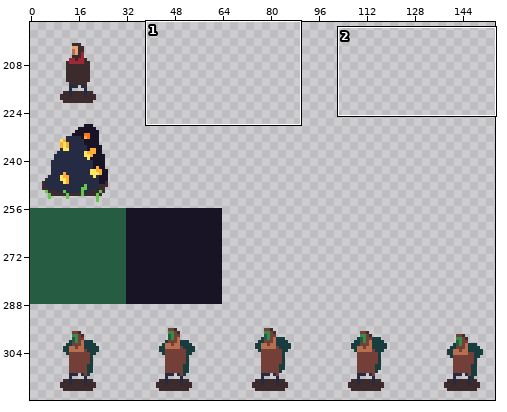
A pixel-art file gets an edit: src/assets/sprites.aseprite. The first picture is a wide view before the edit; the outline marks the close-up.
Close-up. First the earlier version:
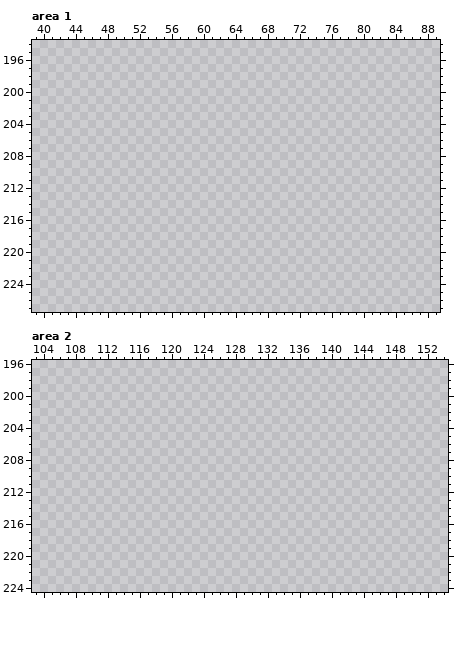
320x320 pixels, 1 frame. Colours within 5 levels of each other are drawn and written as one. Shown: area 1: x 39..89, y 194..227; area 2: x 103..154, y 196..224. The wide view leaves out empty margins.
After the commit:
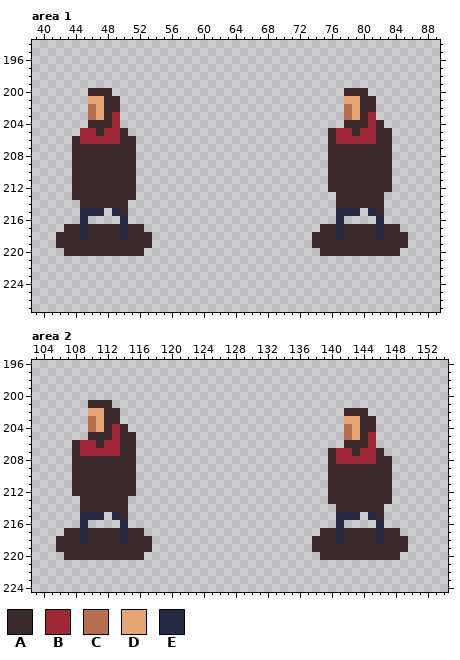
Palette (. is transparent): A #3c2b2d  B #9e2835  C #b86f50  D #e4a672  E #262b44
From the commit log: monster animation
Difference:
Area 1, layers "body (front layer) #2", "shadow":
y 200: x 46..48 ... -> AAA; x 78..80 ... -> AAA
y 201: x 46..49 .... -> DDAA; x 78..81 .... -> DDAA
y 202: x 46..49 .... -> CDAA; x 78..81 .... -> CDAA
y 203: x 46..49 .... -> CDAB; x 78..81 .... -> CDAB
y 204: x 46..49 .... -> AAAB; x 78..82 ..... -> AAABA
y 205: x 45..50 ...... -> BBABBA; x 76..83 ........ -> ABBABBAA
y 206: x 44..51 ........ -> ABBBBBAA; x 76..83 ........ -> ABBBBBAA
y 207..212: x 44..51 ........ -> AAAAAAAA; x 76..83 ........ -> AAAAAAAA
y 213: x 44..51 ........ -> AAAAAAAA; x 77..82 ...... -> AAAAAA
y 214: x 45..50 ...... -> AAAAAA; x 77..82 ...... -> AAAAAA
y 215: x 45..47 ... -> EEE; x 49..50 .. -> EA; x 77..79 ... -> EEE; x 81..82 .. -> EA
y 216: x 45 . -> E; x 50 . -> E; x 77 . -> E; x 82 . -> E
y 217: x 43..52 .......... -> AAEAAAAEAA; x 75..84 .......... -> AAEAAAAEAA
y 218: x 42..53 ............ -> AAAEAAAAEAAA; x 74..85 ............ -> AAAEAAAAEAAA
y 219: x 42..53 ............ -> AAAAAAAAAAAA; x 74..85 ............ -> AAAAAAAAAAAA
y 220: x 43..52 .......... -> AAAAAAAAAA; x 75..84 .......... -> AAAAAAAAAA
Area 2, layers "body (front layer) #2", "shadow":
y 201: x 110..112 ... -> AAA
y 202: x 110..113 .... -> DDAA; x 142..144 ... -> AAA
y 203: x 110..113 .... -> CDAA; x 142..145 .... -> DDAA
y 204: x 110..114 ..... -> CDABA; x 142..145 .... -> CDAA
y 205: x 110..115 ...... -> AAABAA; x 142..145 .... -> CDAB
y 206: x 108..115 ........ -> ABBABBAA; x 142..145 .... -> AAAB
y 207: x 108..115 ........ -> ABBBBBAA; x 140..146 ....... -> ABBABBA
y 208: x 108..115 ........ -> AAAAAAAA; x 140..147 ........ -> ABBBBBAA
y 209..212: x 108..115 ........ -> AAAAAAAA; x 140..147 ........ -> AAAAAAAA
y 213: x 109..114 ...... -> AAAAAA; x 140..147 ........ -> AAAAAAAA
y 214: x 109..114 ...... -> AAAAAA; x 141..146 ...... -> AAAAAA
y 215: x 109..111 ... -> EEE; x 113..114 .. -> EA; x 141..143 ... -> EEE; x 145..146 .. -> EA
y 216: x 109 . -> E; x 114 . -> E; x 141 . -> E; x 146 . -> E
y 217: x 107..116 .......... -> AAEAAAAEAA; x 139..148 .......... -> AAEAAAAEAA
y 218: x 106..117 ............ -> AAAEAAAAEAAA; x 138..149 ............ -> AAAEAAAAEAAA
y 219: x 106..117 ............ -> AAAAAAAAAAAA; x 138..149 ............ -> AAAAAAAAAAAA
y 220: x 107..116 .......... -> AAAAAAAAAA; x 139..148 .......... -> AAAAAAAAAA
Where, in picture pixels (left, top, right, bottom), the same in both close-ups:
added: (56, 88, 152, 256)
added: (312, 88, 408, 256)
added: (56, 400, 152, 560)
added: (312, 408, 408, 560)
